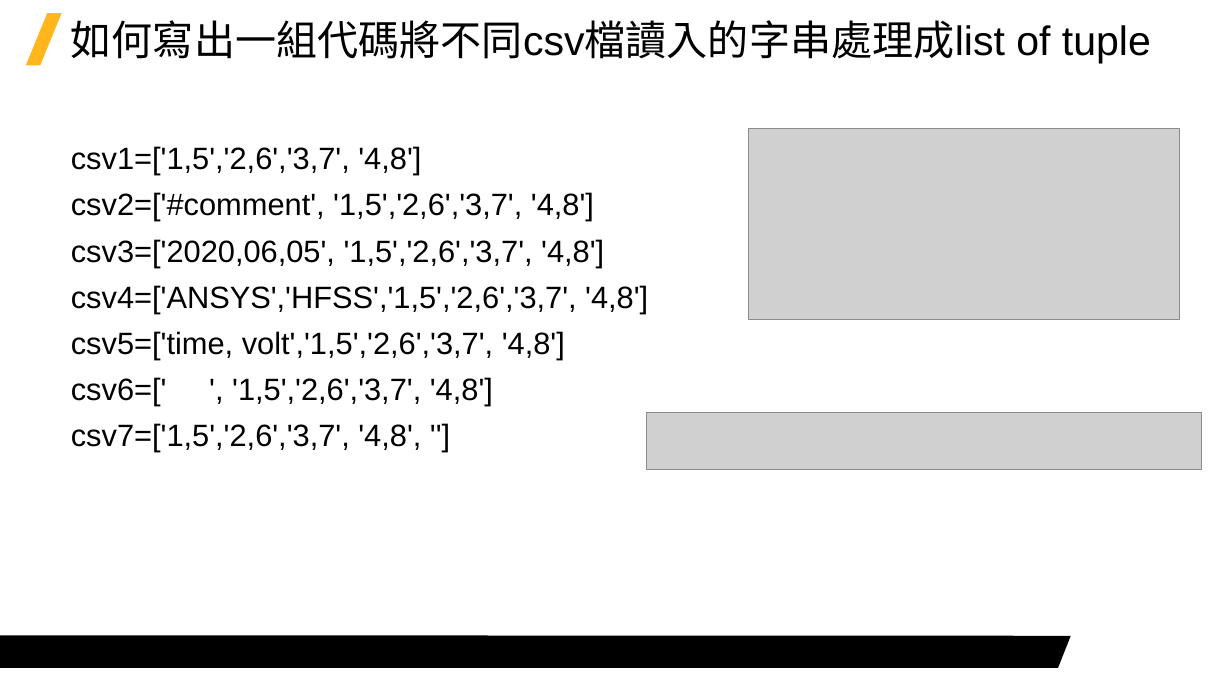
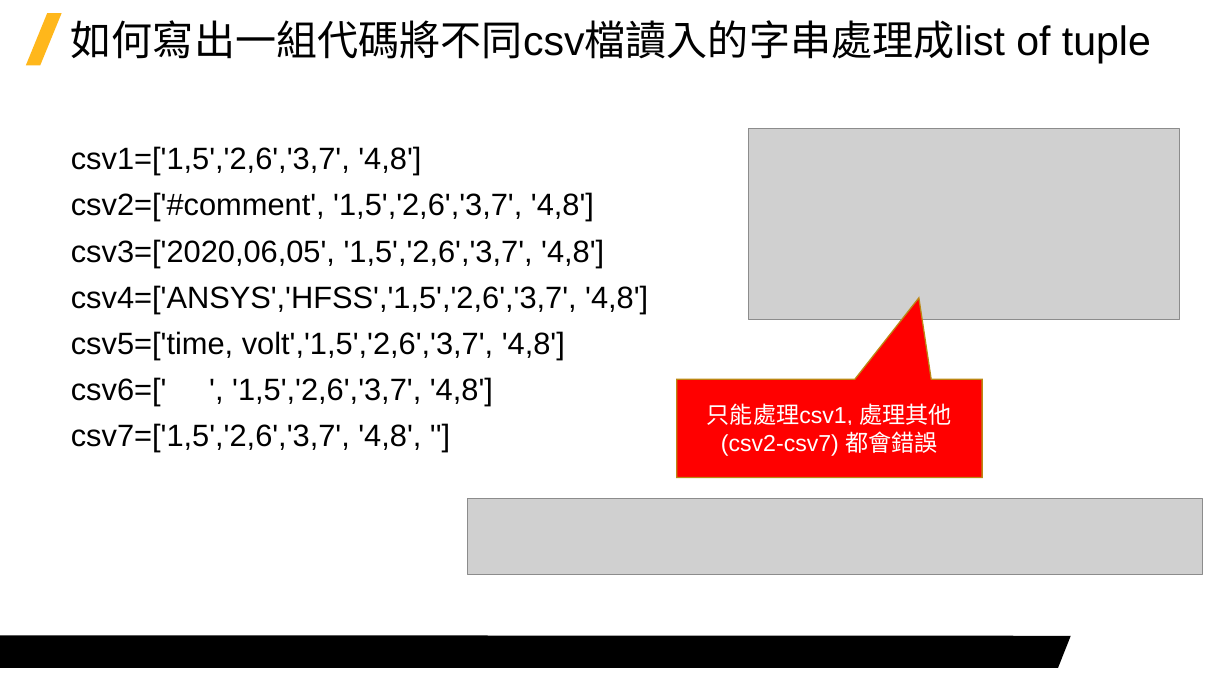
Before and after one commit to Jerrick-cheng/AEDT-Automation-Camp, a slide deck: slide 5 of 上課教材/Week4.pptx (slide 4 before the commit). Drawn at 1232x693 pixels with LibreOffice and Linux fonts; fonts in the diff are those of the drawing; grey boxes stand for pictures; background and template pictures are left out. Boxes give left, top, right and bottom in pixels: in the first picture for what was removed or moved away, otherwise in the second. Text is boxed around its words. In the diff, an @@ line names an element or a change of style, - is before the commit and + after.

```diff
--- a/上課教材/Week4.pptx
+++ b/上課教材/Week4.pptx
@@ speech box added at (x1=677, y1=379, x2=982, y2=477), fill #FF0000, outline #BD8714 1 pt, 18 pt, text #FFFFFF @@
+只能處理csv1, 處理其他
+(csv2-csv7) 都會錯誤
@@ picture resized from (x1=647, y1=413, x2=1202, y2=470) to (x1=468, y1=499, x2=1203, y2=575) @@
```
Also in this commit, not shown: 4 other slides changed, 2 slides added, 5 other files.
